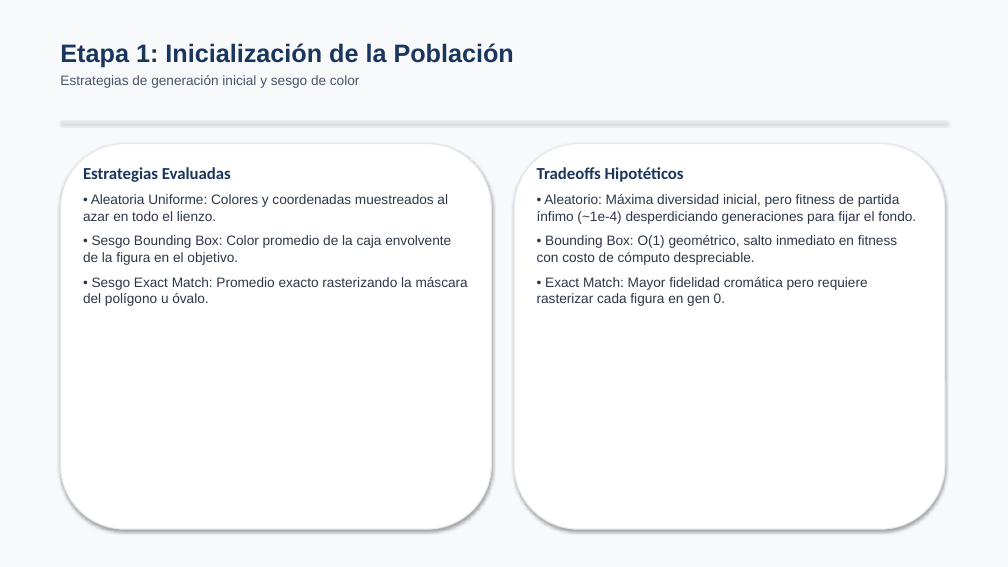
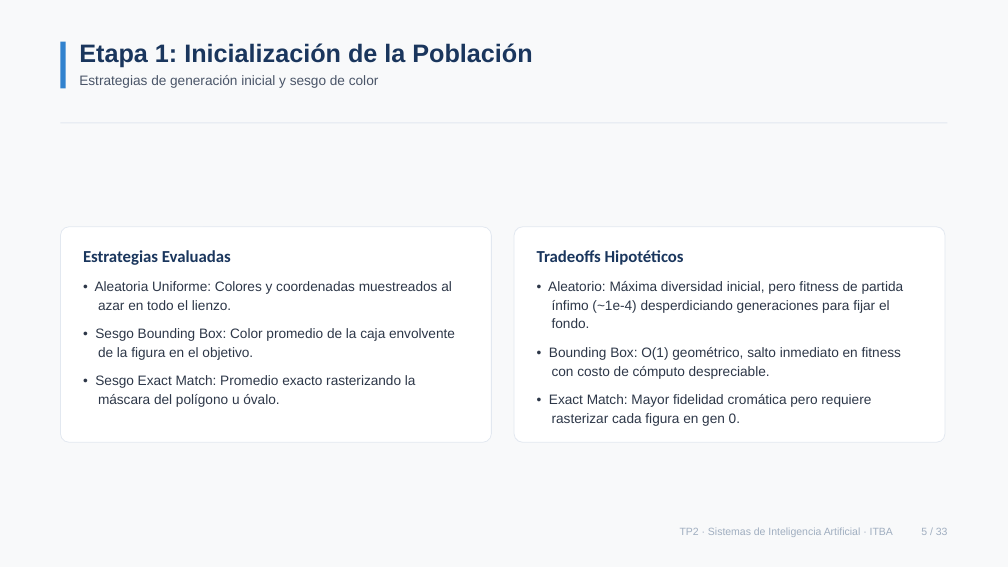
Before and after one commit to cgarros33/sia-tp2, a slide deck: slide 5 of docs/presentacion/presentacion_tp2.pptx. Drawn at 1008x567 pixels with LibreOffice and Linux fonts; fonts in the diff are those of the drawing. Boxes give left, top, right and bottom in pixels: in the first picture for what was removed or moved away, otherwise in the second. Text is boxed around its words. In the diff, an @@ line names an element or a change of style, - is before the commit and + after.

```diff
--- a/docs/presentacion/presentacion_tp2.pptx
+++ b/docs/presentacion/presentacion_tp2.pptx
@@ rectangle at [0, 0, 1008, 567]: shadow off @@
@@ rectangle added at [60, 42, 66, 88], fill #3182CE @@
@@ text "Etapa 1: Inicialización de la ...": place and size @@
-text "Etapa 1: Inicialización de la ..." at [60, 43, 514, 88]
+text "Etapa 1: Inicialización de la ..." at [79, 43, 532, 88]
@@ rectangle at [60, 123, 948, 123]: shadow off @@
@@ rounded rectangle: place and size @@
-rounded rectangle at [60, 144, 492, 529]
+rounded rectangle at [60, 227, 492, 442]
@@ rounded rectangle at [60, 227, 492, 442]: outline #E2E8F0 1 pt to #E2E8F0 0.75 pt; shadow off; proportions changed @@
@@ rounded rectangle at [514, 227, 945, 442]: outline #E2E8F0 1 pt to #E2E8F0 0.75 pt; shadow off; proportions changed @@
@@ rounded rectangle: place and size @@
-rounded rectangle at [514, 144, 945, 529]
+rounded rectangle at [514, 227, 945, 442]
@@ text "Estrategias Evaluadas": place and size @@
-text "Estrategias Evaluadas" at [83, 167, 468, 306]
+text "Estrategias Evaluadas" at [83, 250, 455, 407]
@@ text "Tradeoffs Hipotéticos": place and size @@
-text "Tradeoffs Hipotéticos" at [537, 167, 916, 306]
+text "Tradeoffs Hipotéticos" at [537, 250, 904, 426]
@@ text at [95, 281, 455, 407]: indent changed; line spacing 1 to 1.15; more space between paragraphs @@
@@ text at [548, 281, 904, 426]: indent changed; line spacing 1 to 1.15; more space between paragraphs @@
@@ text added at [680, 527, 948, 537], 10 pt, text #A0AEC0 @@
+TP2 · Sistemas de Inteligencia Artificial · ITBA 5 / 33
```
Also in this commit, not shown: 32 other slides changed, 1 other file.
